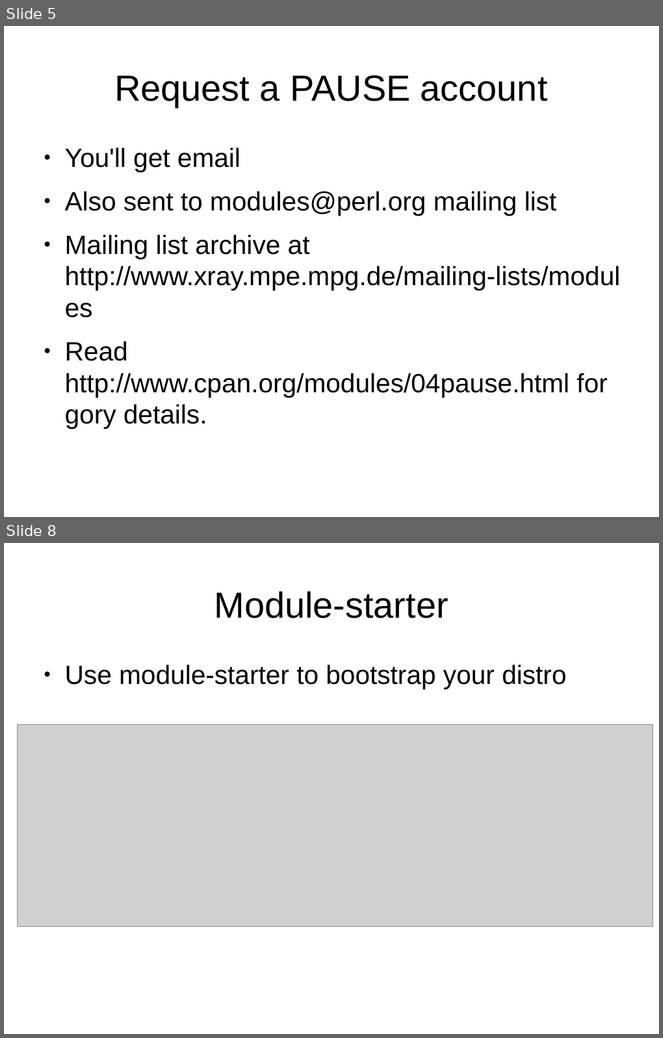
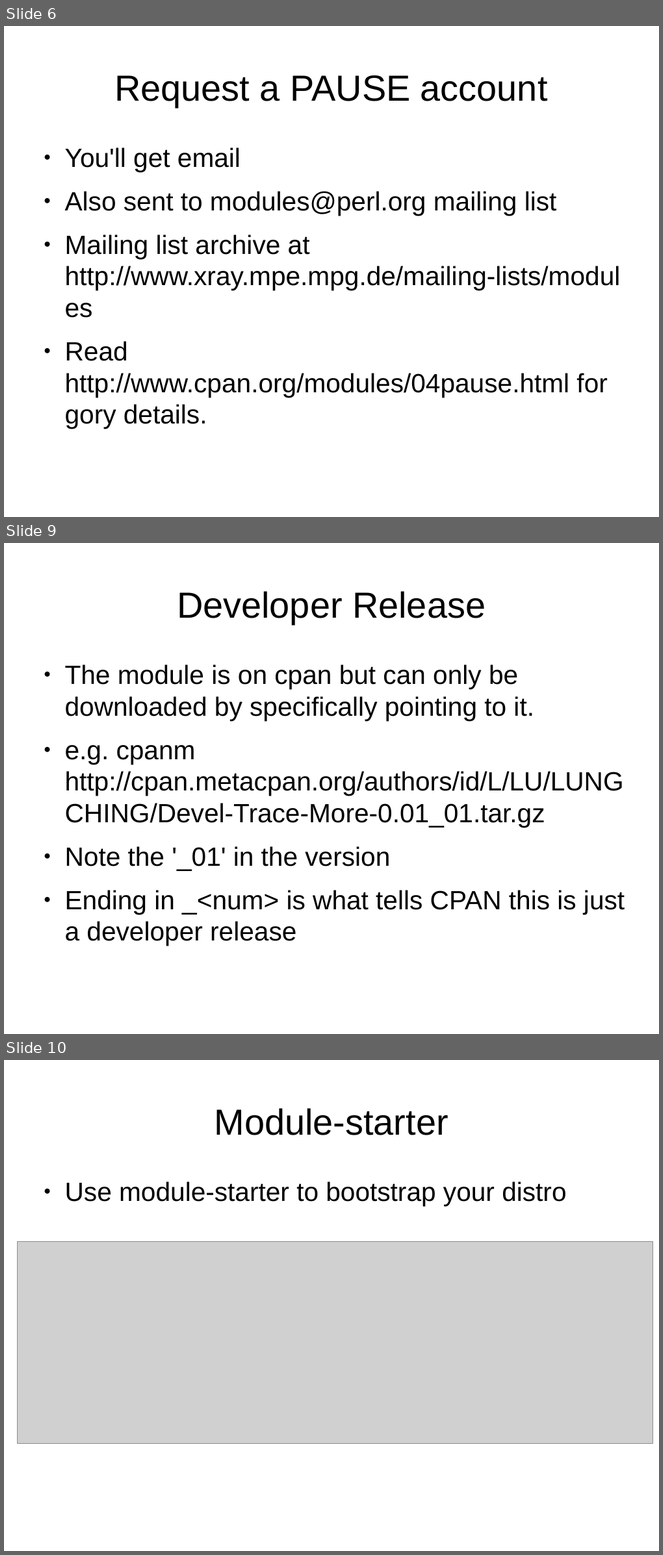
Before and after one commit to genehack/perl-beginner-talks, a slide deck: intro-to-cpan-creating-and-uploading/BeginnersGuideToCreatingAndUploadingCPANModules.odp. Shown one above the other, each under a label of ours: slides 5 and 8 before the commit, slides 6, 9 and 10 after it; the slides between them are not shown. The pictures are 663x1038 and 663x1555 pixels, drawn with LibreOffice and Linux fonts; fonts in the diff are those of the drawing; grey boxes stand for pictures. Boxes give left, top, right and bottom in pixels: in the first picture for what was removed or moved away, otherwise in the second. Text is boxed around its words. In the diff, an @@ line names an element or a change of style, - is before the commit and + after.

Commit message:
Modified slides on CPAN Testers Took out slides on Requesting Namespace Added slides on versioning and developer releases Added slides on Dist::Zilla other random tweaks

```diff
--- a/intro-to-cpan-creating-and-uploading/BeginnersGuideToCreatingAndUploadingCPANModules.odp
+++ b/intro-to-cpan-creating-and-uploading/BeginnersGuideToCreatingAndUploadingCPANModules.odp
@@ slide 9 added at (4, 543, 659, 1034), background #FFFFFF @@
@@ title added at (177, 591, 486, 624), 44 pt, text #000000 @@
+Developer Release
@@ text added at (65, 665, 625, 946), 32 pt, text #000000 @@
+● The module is on cpan but can only be downloaded by specifically pointing to it.
+● e.g. cpanm http://cpan.metacpan.org/authors/id/L/LU/LUNGCHING/Devel-Trace-More-0.01_01.tar.gz
+● Note the '_01' in the version
+● Ending in _<num> is what tells CPAN this is just a developer release
@@ what was slide 5 is now slide 6 @@
@@ what was slide 8 is now slide 10 @@
```
Also in this commit, not shown: 8 other slides added, 6 slides removed.
